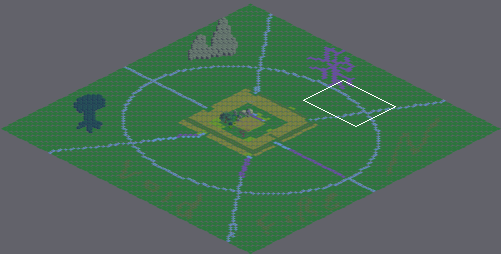
Tiled map, stored at android/assets/castleMap.tmx. The picture above shows the old version from afar; the outline marks the close-up.
Close-up. The starting point:
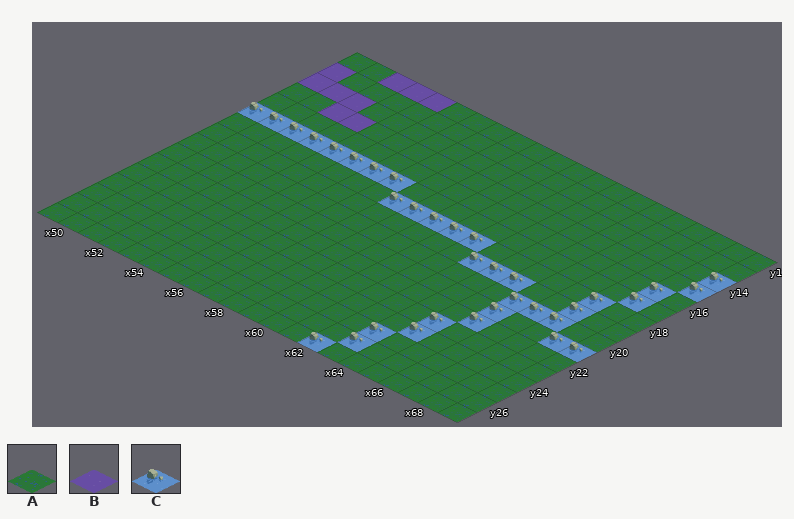
Cells are 64x32 px. Isometric: x runs down to the right, y down to the left. Shown: x 49..69, y 12..27. The commit also changed other parts of the map, which this record leaves out. Tiles whose own drawing changed are shown in their newer look in all pictures.
Key: from "iso-64x64-outside": A 1, B 85, C 100.
_ is an empty cell.
Layers that did not change in this view are not listed.
Layer "TheMotherfuckingDirtSon" before, first column x 49:
12 AABBBAAAAAAAAAAAAAAAA
13 BAAAAAAAAAAAAAAAAAAAA
14 BBBAAAAAAAAAAAAAAAAAC
15 AABBAAAAAAAAAAAAAAAAC
16 AAAAAAAAAAAAAAAAAAACA
17 CCCCCCCCAAAAAAAAAAACA
18 AAAAAAAACCCCCAAAAACAA
19 AAAAAAAAAAAAACCCAACAA
20 AAAAAAAAAAAAAAAACCCAA
21 AAAAAAAAAAAAAAAACAACC
22 AAAAAAAAAAAAAAAACAAAA
23 AAAAAAAAAAAAAAACAAAAA
24 AAAAAAAAAAAAAAACAAAAA
25 AAAAAAAAAAAAAACAAAAAA
26 AAAAAAAAAAAAAACAAAAAA
27 AAAAAAAAAAAAACAAAAAAA
The same view after the edit:
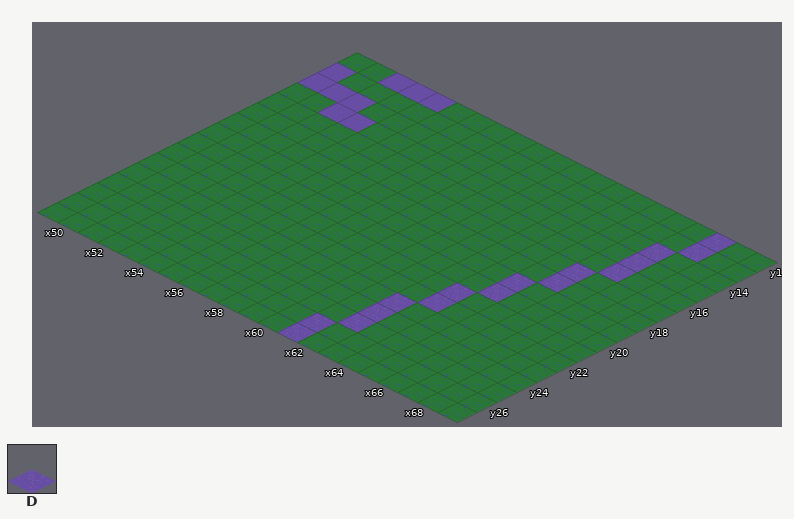
Further tiles: from "iso-64x64-outside": D 84.
From old to new:
Layer "TheMotherfuckingDirtSon":
Tile C gives way to tile A in rows 14 to 15 at x 69; in row 16 at x 68; in row 17 at x 49 to 56 and 68; in row 18 at x 57 to 61 and 67; in row 19 at x 62 to 64 and 67; in row 20 at x 65 to 67.
Tile C gives way to tile A in row 21 at x 65 and 68 to 69; in row 22 at x 65; in rows 23 to 24 at x 64; in rows 25 to 26 at x 63; in row 27 at x 62.
Layer "WaterAndOtherImpassableTerrain":
The edit adds tile D in rows 12 to 13 at x 67; in rows 14 to 16 at x 66; in rows 17 to 18 at x 65; in rows 19 to 20 at x 64; in rows 21 to 22 at x 63; in rows 23 to 25 at x 62.
The edit adds tile D in rows 26 to 27 at x 61.
Where, in picture pixels (left, top, right, bottom), the same in both close-ups:
changed: (237, 102, 737, 362)
